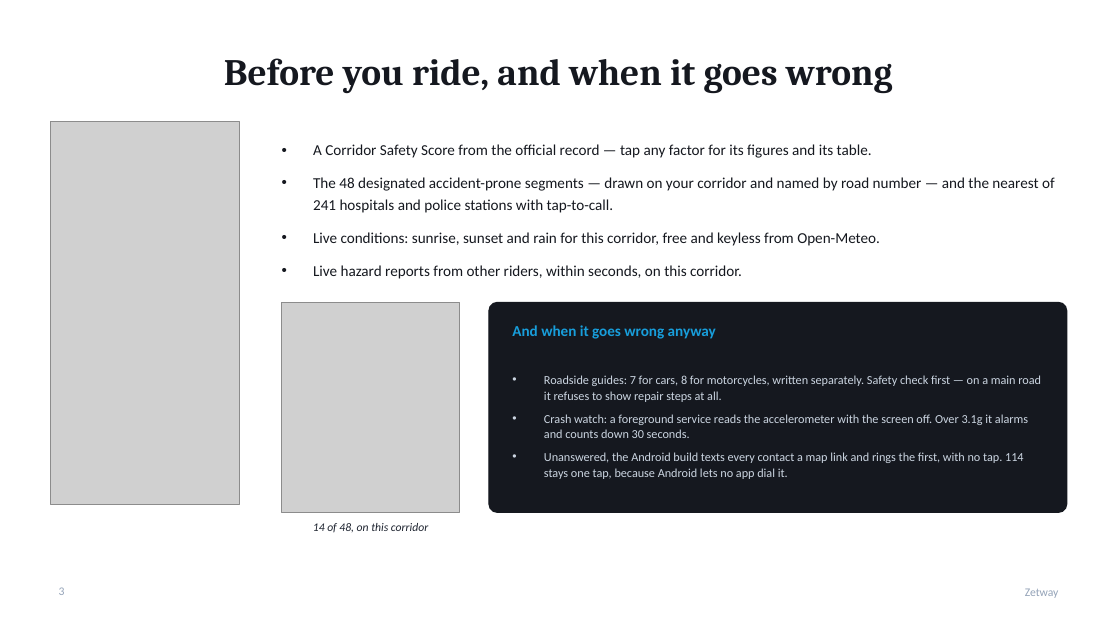
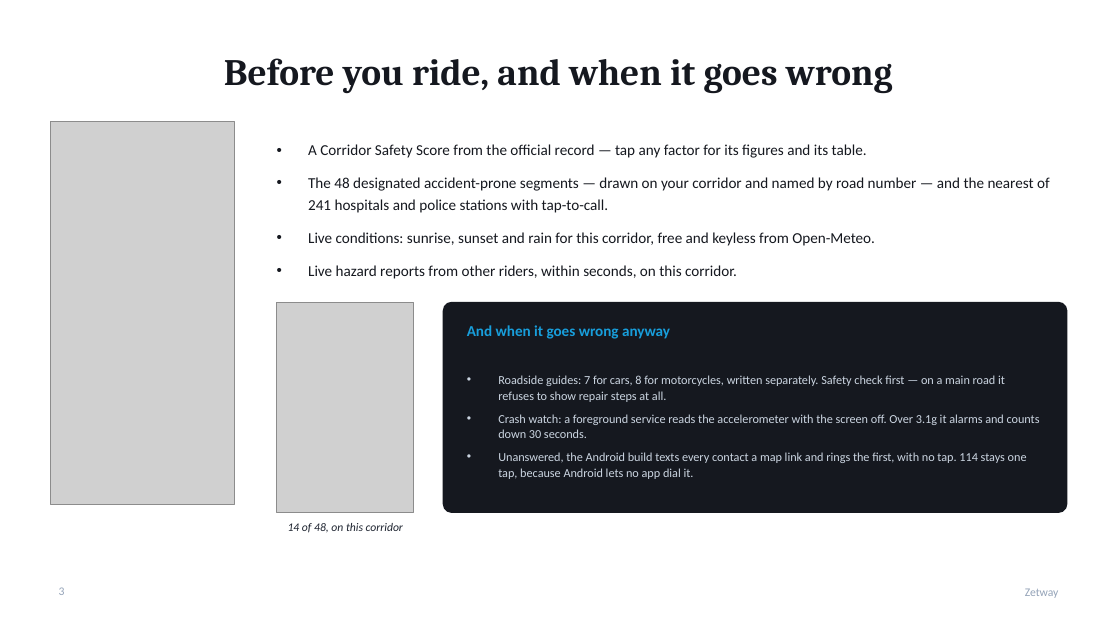
Before and after one commit to sahiljeebun132-dev/BackpropPirates, a slide deck: slide 3 of docs/Zetway-Pitch.pptx. Drawn at 1120x630 pixels with LibreOffice and Linux fonts; fonts in the diff are those of the drawing; grey boxes stand for pictures. Boxes give left, top, right and bottom in pixels: in the first picture for what was removed or moved away, otherwise in the second. Text is boxed around its words. In the diff, an @@ line names an element or a change of style, - is before the commit and + after.

```diff
--- a/docs/Zetway-Pitch.pptx
+++ b/docs/Zetway-Pitch.pptx
@@ picture: place and size @@
-picture at [50, 122, 239, 504]
+picture at [50, 122, 234, 504]
@@ text "A Corridor Safety Score from ...": place and size @@
-text "A Corridor Safety Score from ..." at [313, 144, 1055, 279]
+text "A Corridor Safety Score from ..." at [308, 144, 1050, 279]
@@ picture: place and size @@
-picture at [281, 302, 460, 513]
+picture at [276, 302, 413, 513]
@@ rounded rectangle: place and size @@
-rounded rectangle at [489, 302, 1067, 513]
+rounded rectangle at [444, 302, 1067, 513]
@@ text "And when it goes wrong ...": place and size @@
-text "And when it goes wrong ..." at [512, 325, 716, 339]
+text "And when it goes wrong ..." at [467, 325, 670, 339]
@@ text "Roadside guides: 7 for cars, ..." rewrapped from [544, 375, 1041, 479] to [498, 375, 1040, 479] @@
@@ text "14 of 48, on this ...": place and size @@
-text "14 of 48, on this ..." at [313, 523, 428, 533]
+text "14 of 48, on this ..." at [288, 523, 403, 533]
```
Also in this commit, not shown: 1 other slide changed, 5 other files.
